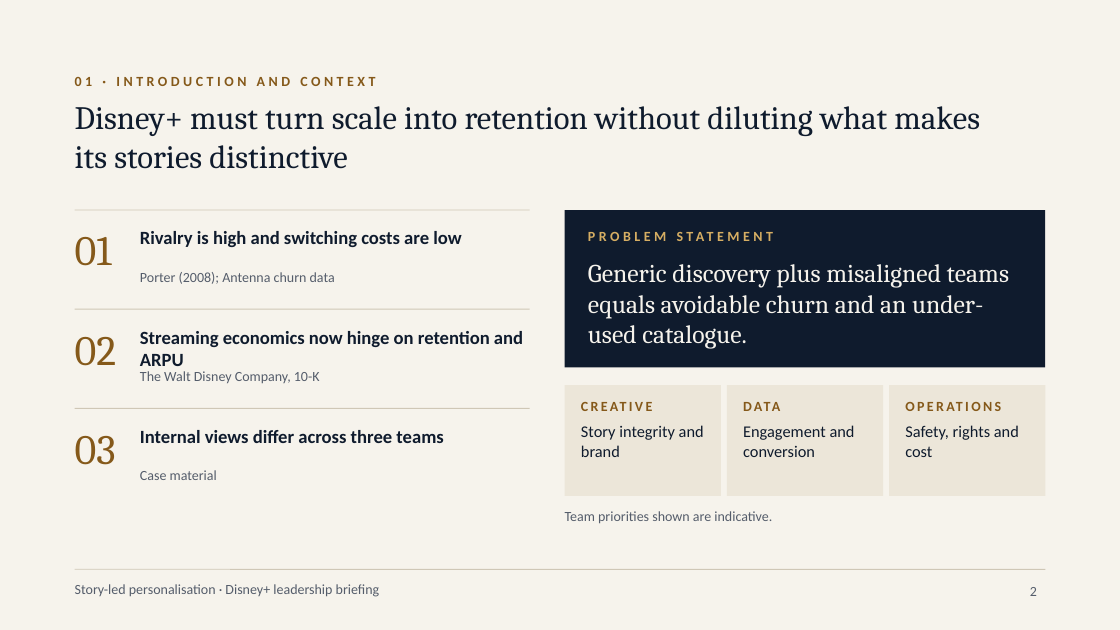
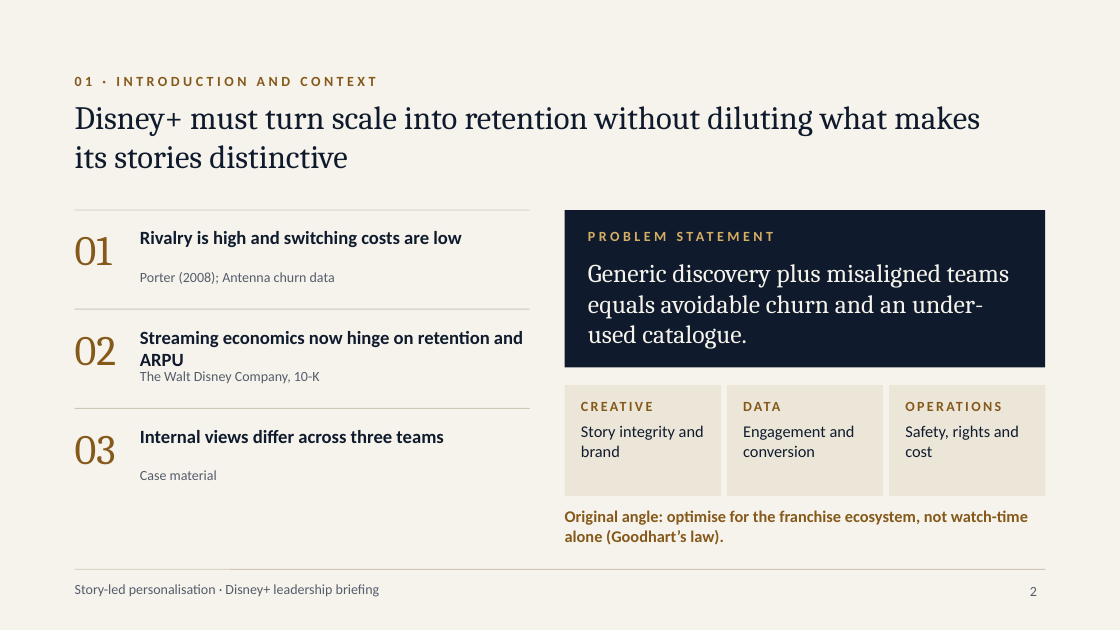
Before and after one commit to karanrg22-svg/skill, a slide deck: slide 2 of output/A_Corporate_Editorial.pptx. Drawn at 1120x630 pixels with LibreOffice and Linux fonts; fonts in the diff are those of the drawing. Boxes give left, top, right and bottom in pixels: in the first picture for what was removed or moved away, otherwise in the second. Text is boxed around its words. In the diff, an @@ line names an element or a change of style, - is before the commit and + after.

```diff
--- a/output/A_Corporate_Editorial.pptx
+++ b/output/A_Corporate_Editorial.pptx
@@ text at [565, 510, 1028, 545]: text changed; size 12 to 14 pt; text colour #555D6B to #85591A; bold on @@
-Team priorities shown are indicative.
+Original angle: optimise for the franchise ecosystem, not watch-time alone (Goodhart’s law).
```
Also in this commit, not shown: 7 other slides changed, 3 slides added, 1 other file.
